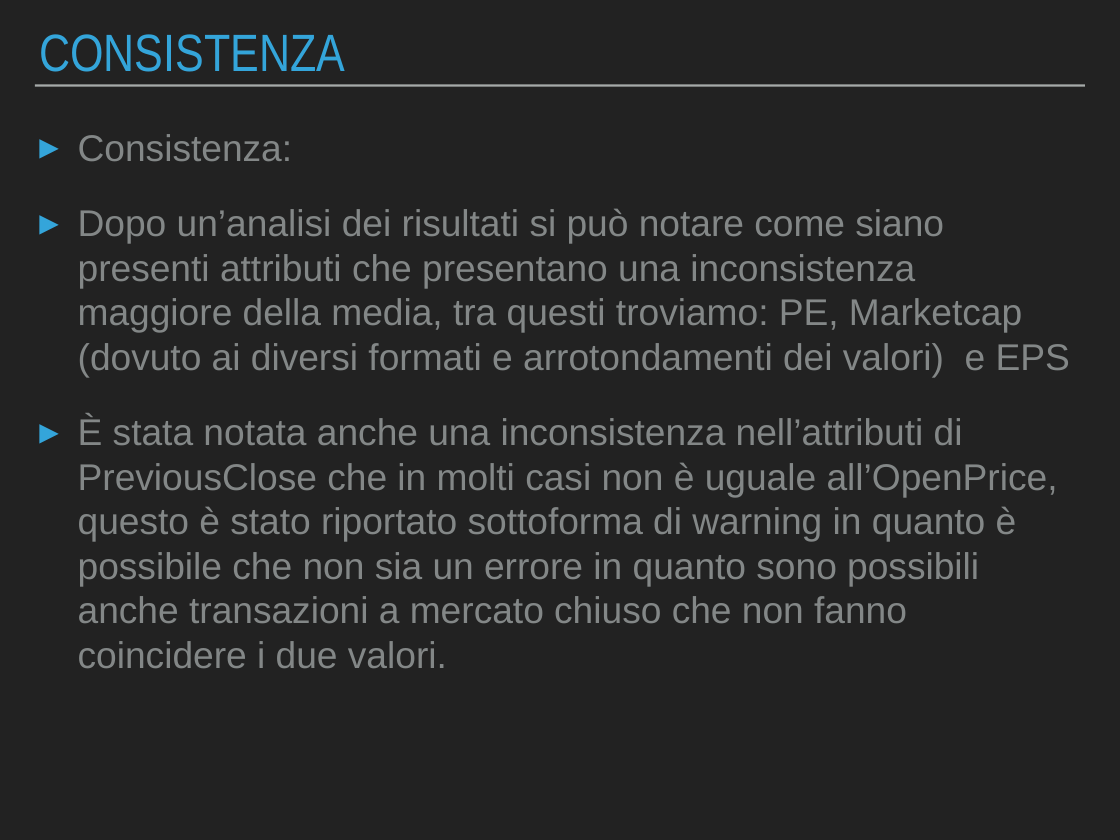
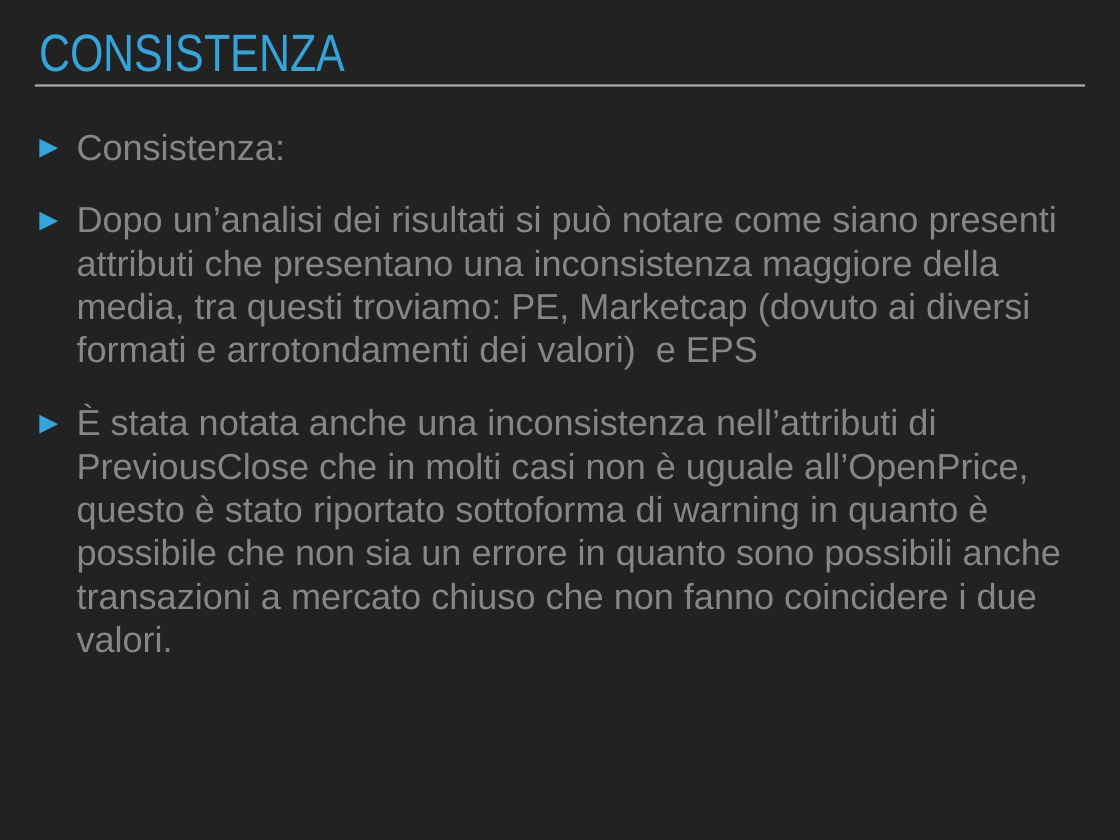
Before and after one commit to Beltra97/Unimib_ArchitettureDati, a slide deck: slide 11 of PresentazionePowerPoint.pptx. Drawn at 1120x840 pixels with LibreOffice and Linux fonts; fonts in the diff are those of the drawing. Boxes give left, top, right and bottom in pixels: in the first picture for what was removed or moved away, otherwise in the second. Text is boxed around its words. In the diff, an @@ line names an element or a change of style, - is before the commit and + after.

Commit message:
Aggiunta consistenza ChangeInDollars, ChangePerc e slide.

```diff
--- a/PresentazionePowerPoint.pptx
+++ b/PresentazionePowerPoint.pptx
@@ text "Consistenza:" at box(77, 134, 1061, 652): size 34 to 33 pt; indent changed; less space between paragraphs @@
```
Also in this commit, not shown: 12 other slides changed, 2 slides added, 2 other files.
